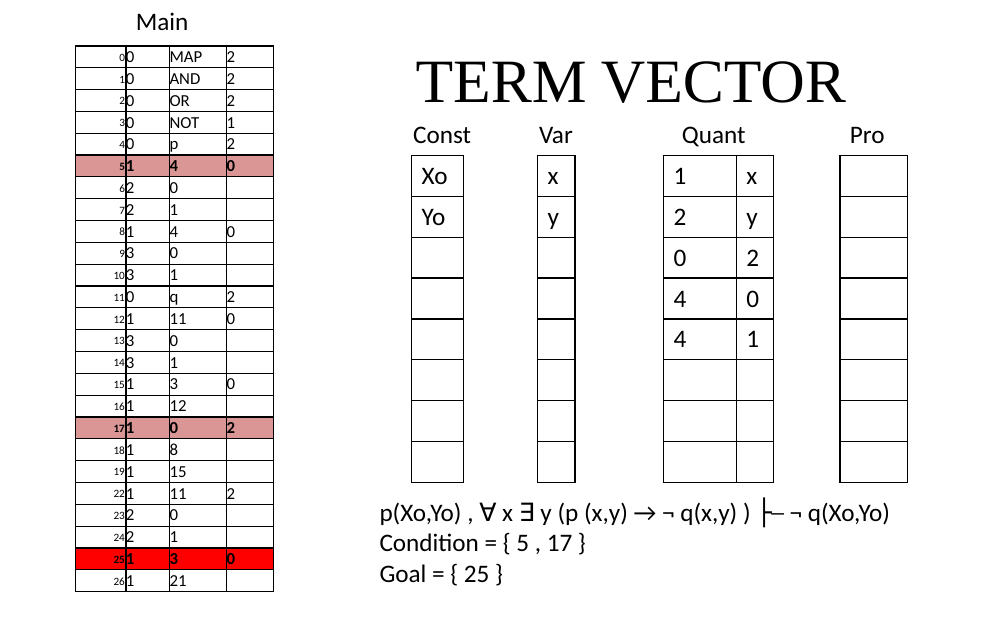
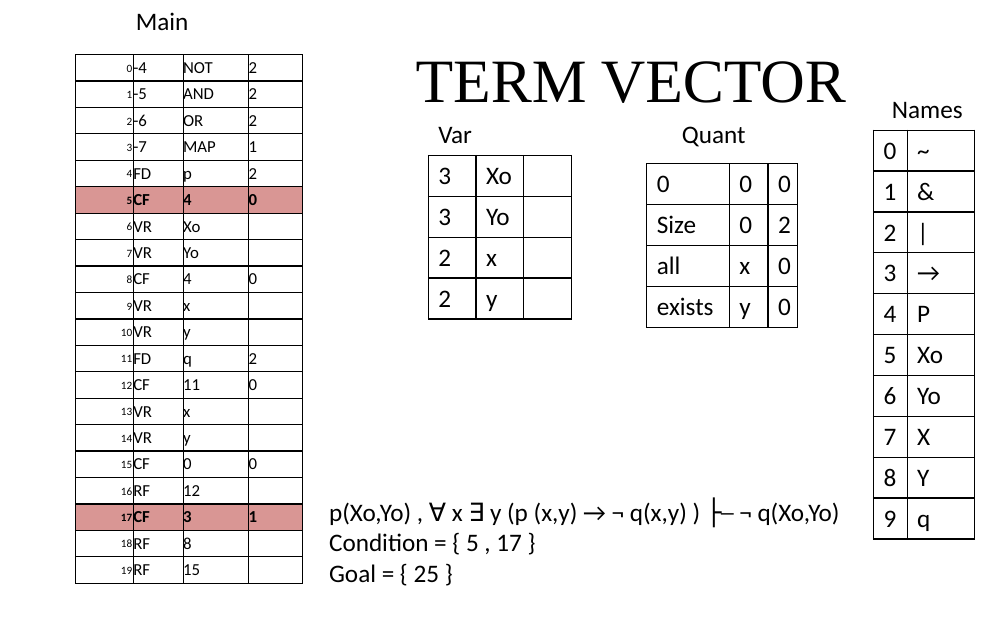
Before and after one commit to giang-rocker/logic, a slide deck: slide 7 of Report/SUY LUẬN TỰ NHIÊN.pptx (slide 6 before the commit). Drawn at 1008x630 pixels with LibreOffice and Linux fonts; fonts in the diff are those of the drawing. Boxes give left, top, right and bottom in pixels: in the first picture for what was removed or moved away, otherwise in the second. Text is boxed around its words. In the diff, an @@ line names an element or a change of style, - is before the commit and + after.

```diff
--- a/Report/SUY LUẬN TỰ NHIÊN.pptx
+++ b/Report/SUY LUẬN TỰ NHIÊN.pptx
@@ table at (x1=76, y1=54, x2=301, y2=584) @@
-row 1: 0 | 0 | MAP | 2
-row 2: 1 | 0 | AND | 2
-row 3: 2 | 0 | OR | 2
-row 4: 3 | 0 | NOT | 1
-row 5: 4 | 0 | p | 2
-row 6: 5 | 1 | 4 | 0
-row 7: 6 | 2 | 0 | 
-row 8: 7 | 2 | 1 | 
-row 9: 8 | 1 | 4 | 0
-row 10: 9 | 3 | 0 | 
-row 11: 10 | 3 | 1 | 
-row 12: 11 | 0 | q | 2
-row 13: 12 | 1 | 11 | 0
-row 14: 13 | 3 | 0 | 
-row 15: 14 | 3 | 1 | 
-row 16: 15 | 1 | 3 | 0
-row 17: 16 | 1 | 12 | 
-row 18: 17 | 1 | 0 | 2
-row 19: 18 | 1 | 8 | 
-row 20: 19 | 1 | 15 | 
-row 21: 22 | 1 | 11 | 2
-row 22: 23 | 2 | 0 | 
-row 23: 24 | 2 | 1 | 
-row 24: 25 | 1 | 3 | 0
-row 25: 26 | 1 | 21 | 
+row 1: 0 | -4 | NOT | 2
+row 2: 1 | -5 | AND | 2
+row 3: 2 | -6 | OR | 2
+row 4: 3 | -7 | MAP | 1
+row 5: 4 | FD | p | 2
+row 6: 5 | CF | 4 | 0
+row 7: 6 | VR | Xo | 
+row 8: 7 | VR | Yo | 
+row 9: 8 | CF | 4 | 0
+row 10: 9 | VR | x | 
+row 11: 10 | VR | y | 
+row 12: 11 | FD | q | 2
+row 13: 12 | CF | 11 | 0
+row 14: 13 | VR | x | 
+row 15: 14 | VR | y | 
+row 16: 15 | CF | 0 | 0
+row 17: 16 | RF | 12 | 
+row 18: 17 | CF | 3 | 1
+row 19: 18 | RF | 8 | 
+row 20: 19 | RF | 15 | 
@@ table resized from (x1=76, y1=46, x2=274, y2=594) to (x1=76, y1=54, x2=301, y2=584) @@
@@ text "Var" moved from (x1=539, y1=126, x2=573, y2=143) to (x1=438, y1=126, x2=472, y2=144) @@
@@ text at (x1=892, y1=101, x2=963, y2=119): text changed @@
-Pro
+Names
@@ text removed at (x1=413, y1=126, x2=471, y2=144) @@
-Const
@@ table at (x1=874, y1=130, x2=975, y2=535) @@
-
-
-
-
-
-
-
-
+0 | ~
+1 | &
+2 | |
+3 | →
+4 | P
+5 | Xo
+6 | Yo
+7 | X
+8 | Y
+9 | q
@@ table resized from (x1=840, y1=155, x2=907, y2=478) to (x1=874, y1=130, x2=975, y2=535) @@
@@ table removed at (x1=411, y1=155, x2=463, y2=478), 8 rows, 1 columns @@
-Xo
-Yo
-
-
-
-
-
-
@@ table at (x1=428, y1=155, x2=571, y2=317) @@
-x
-y
-
-
-
-
-
-
+3 | Xo | 
+3 | Yo | 
+2 | x | 
+2 | y | 
@@ table resized from (x1=537, y1=155, x2=575, y2=478) to (x1=428, y1=155, x2=571, y2=317) @@
@@ table at (x1=647, y1=163, x2=797, y2=325) @@
-1 | x
-2 | y
-0 | 2
-4 | 0
-4 | 1
- | 
- | 
- | 
+0 | 0 | 0
+Size | 0 | 2
+all | x | 0
+exists | y | 0
@@ table resized from (x1=663, y1=155, x2=773, y2=478) to (x1=647, y1=163, x2=797, y2=325) @@
@@ text "p(Xo,Yo) , ∀ x ∃ ..." moved from (x1=380, y1=502, x2=890, y2=582) to (x1=329, y1=502, x2=840, y2=582) @@
```
Also in this commit, not shown: 2 slides added, 2 other files.
